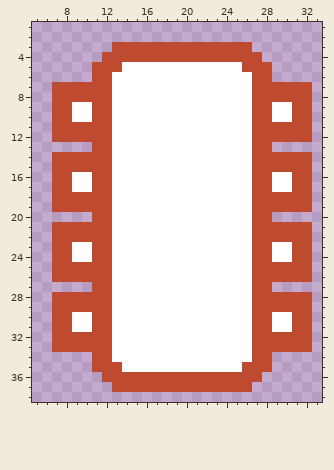
Two versions of one pixel-art file, core/assets-src/ui/icon-debug.ase. The picture above was drawn from the file before the commit.
40x40 pixels, 1 frame. Shown: x 5..33, y 1..38.
Now the later version:
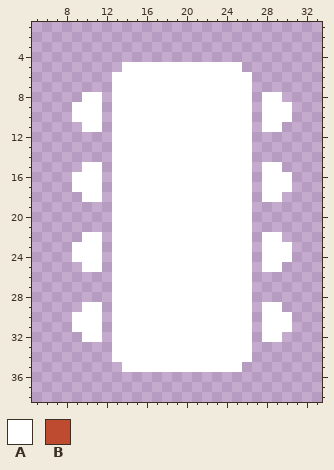
Palette (. is transparent): A #ffffff  B #be4a2f
Edits made:
The edit turns colour B into colour A in row 8 at x 10 to 11 and 28 to 29; in rows 9 to 10 at x 11 and 28; in row 11 at x 10 to 11 and 28 to 29; in row 15 at x 10 to 11 and 28 to 29; in rows 16 to 17 at x 11 and 28; in row 18 at x 10 to 11 and 28 to 29.
The edit turns colour B into colour A in row 22 at x 10 to 11 and 28 to 29; in rows 23 to 24 at x 11 and 28; in row 25 at x 10 to 11 and 28 to 29; in row 29 at x 10 to 11 and 28 to 29; in rows 30 to 31 at x 11 and 28; in row 32 at x 10 to 11 and 28 to 29.
The author cleared colour B in row 3 at x 13 to 26; in row 4 at x 12 to 27; in row 5 at x 11 to 13 and 26 to 28; in row 6 at x 11 to 12 and 27 to 28; in row 7 at x 7 to 12 and 27 to 32; in row 8 at x 7 to 9, 12, 27 and 30 to 32.
The author cleared colour B in rows 9 to 10 at x 7 to 8, 12, 27 and 31 to 32; in row 11 at x 7 to 9, 12, 27 and 30 to 32; in row 12 at x 7 to 12 and 27 to 32; in row 13 at x 11 to 12 and 27 to 28; in row 14 at x 7 to 12 and 27 to 32; in row 15 at x 7 to 9, 12, 27 and 30 to 32.
The author cleared colour B in rows 16 to 17 at x 7 to 8, 12, 27 and 31 to 32; in row 18 at x 7 to 9, 12, 27 and 30 to 32; in row 19 at x 7 to 12 and 27 to 32; in row 20 at x 11 to 12 and 27 to 28; in row 21 at x 7 to 12 and 27 to 32; in row 22 at x 7 to 9, 12, 27 and 30 to 32.
The author cleared colour B in rows 23 to 24 at x 7 to 8, 12, 27 and 31 to 32; in row 25 at x 7 to 9, 12, 27 and 30 to 32; in row 26 at x 7 to 12 and 27 to 32; in row 27 at x 11 to 12 and 27 to 28; in row 28 at x 7 to 12 and 27 to 32; in row 29 at x 7 to 9, 12, 27 and 30 to 32.
The author cleared colour B in rows 30 to 31 at x 7 to 8, 12, 27 and 31 to 32; in row 32 at x 7 to 9, 12, 27 and 30 to 32; in row 33 at x 7 to 12 and 27 to 32; in row 34 at x 11 to 12 and 27 to 28; in row 35 at x 11 to 13 and 26 to 28; in row 36 at x 12 to 27.
The author cleared colour B in row 37 at x 13 to 26.
Boxes around the changes in both pictures, in picture pixels (x1, y1, x2, y2):
changed: (52, 42, 312, 392)
